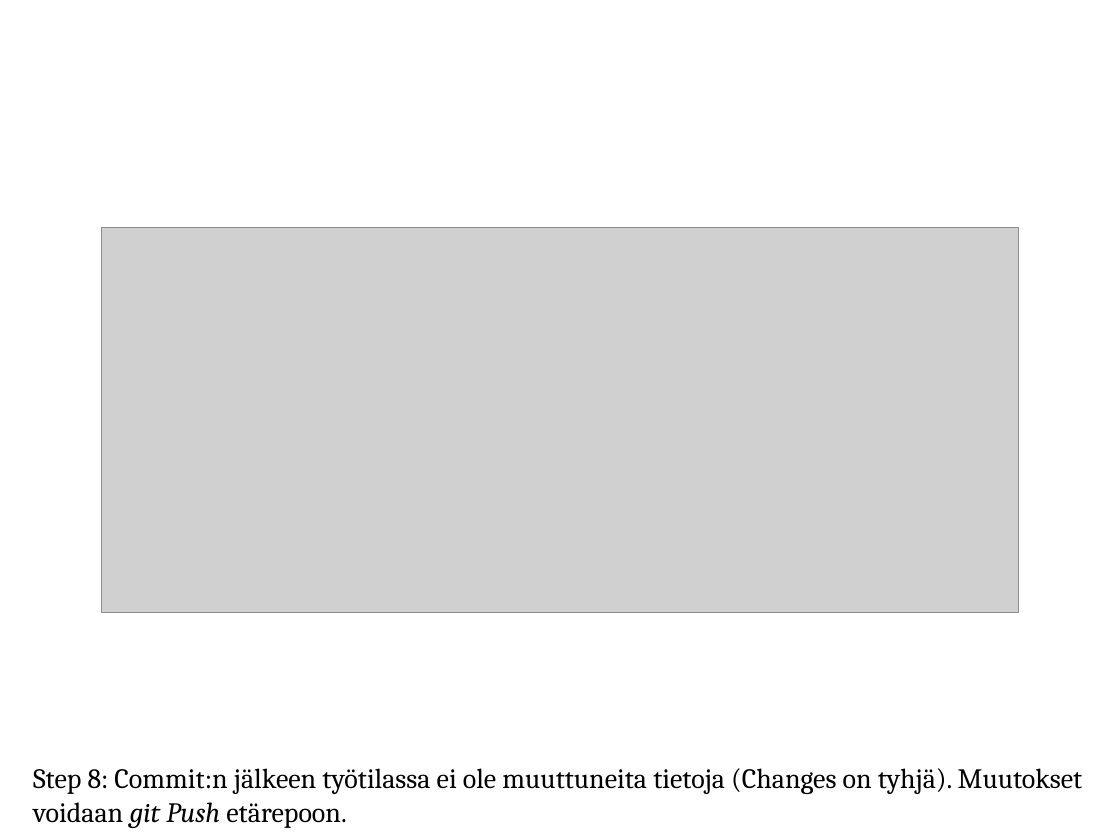
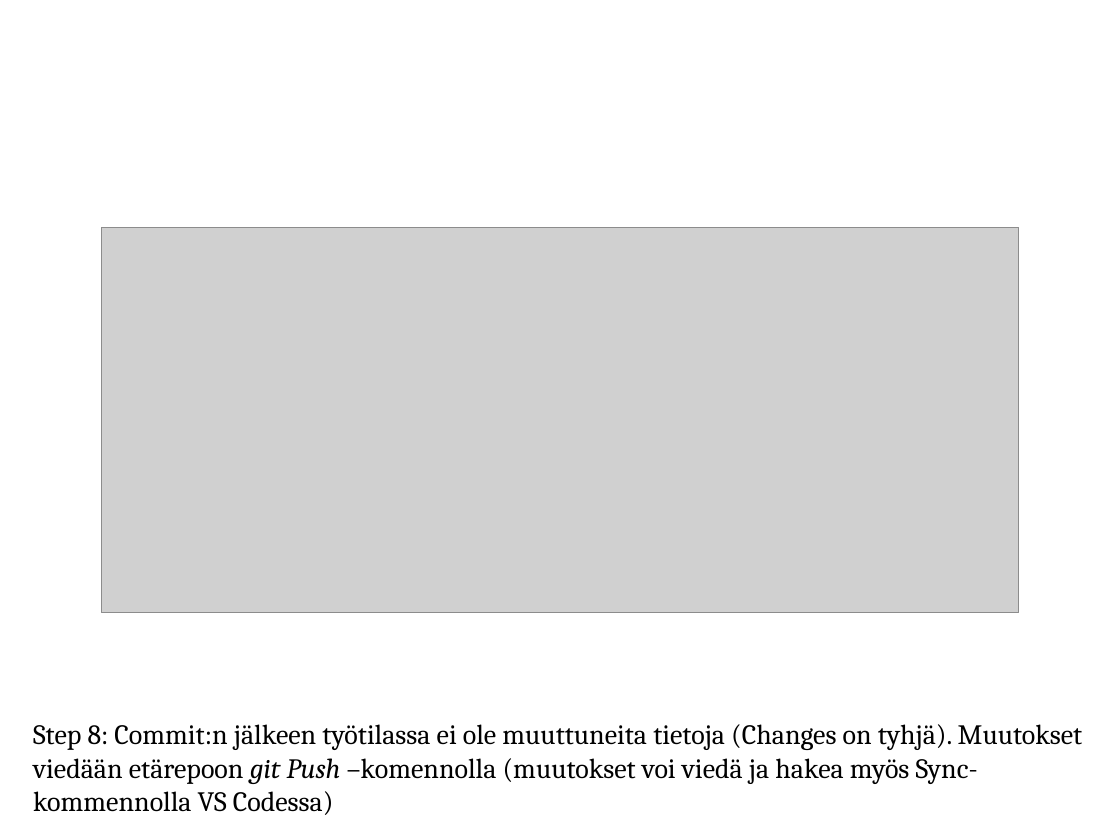
Before and after one commit to SavoniaUAS/versioncontrol, a slide deck: slide 32 of versionhallinta.pptx. Drawn at 1120x840 pixels with LibreOffice and Linux fonts; fonts in the diff are those of the drawing; grey boxes stand for pictures; background and template pictures are left out. Boxes give left, top, right and bottom in pixels: in the first picture for what was removed or moved away, otherwise in the second. Text is boxed around its words. In the diff, an @@ line names an element or a change of style, - is before the commit and + after.

```diff
--- a/versionhallinta.pptx
+++ b/versionhallinta.pptx
@@ text at bbox=[33, 724, 1083, 815]: text changed @@
-Step 8: Commit:n jälkeen työtilassa ei ole muuttuneita tietoja (Changes on tyhjä). Muutokset voidaan git Push etärepoon.
+Step 8: Commit:n jälkeen työtilassa ei ole muuttuneita tietoja (Changes on tyhjä). Muutokset viedään etärepoon git Push –komennolla (muutokset voi viedä ja hakea myös Sync-kommennolla VS Codessa)
```
Also in this commit, not shown: 2 other slides changed, 1 slide added, 1 other file.
